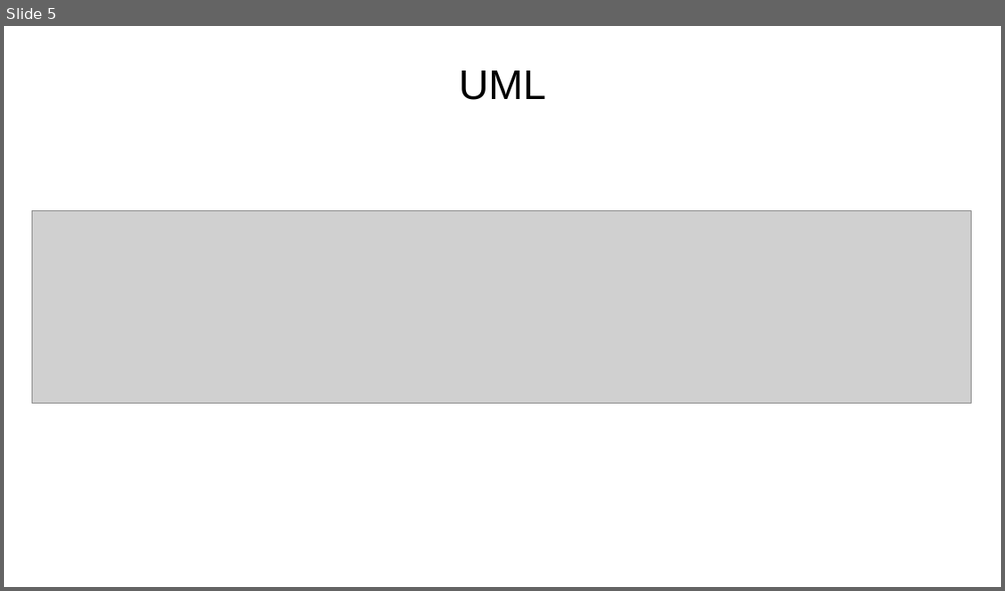
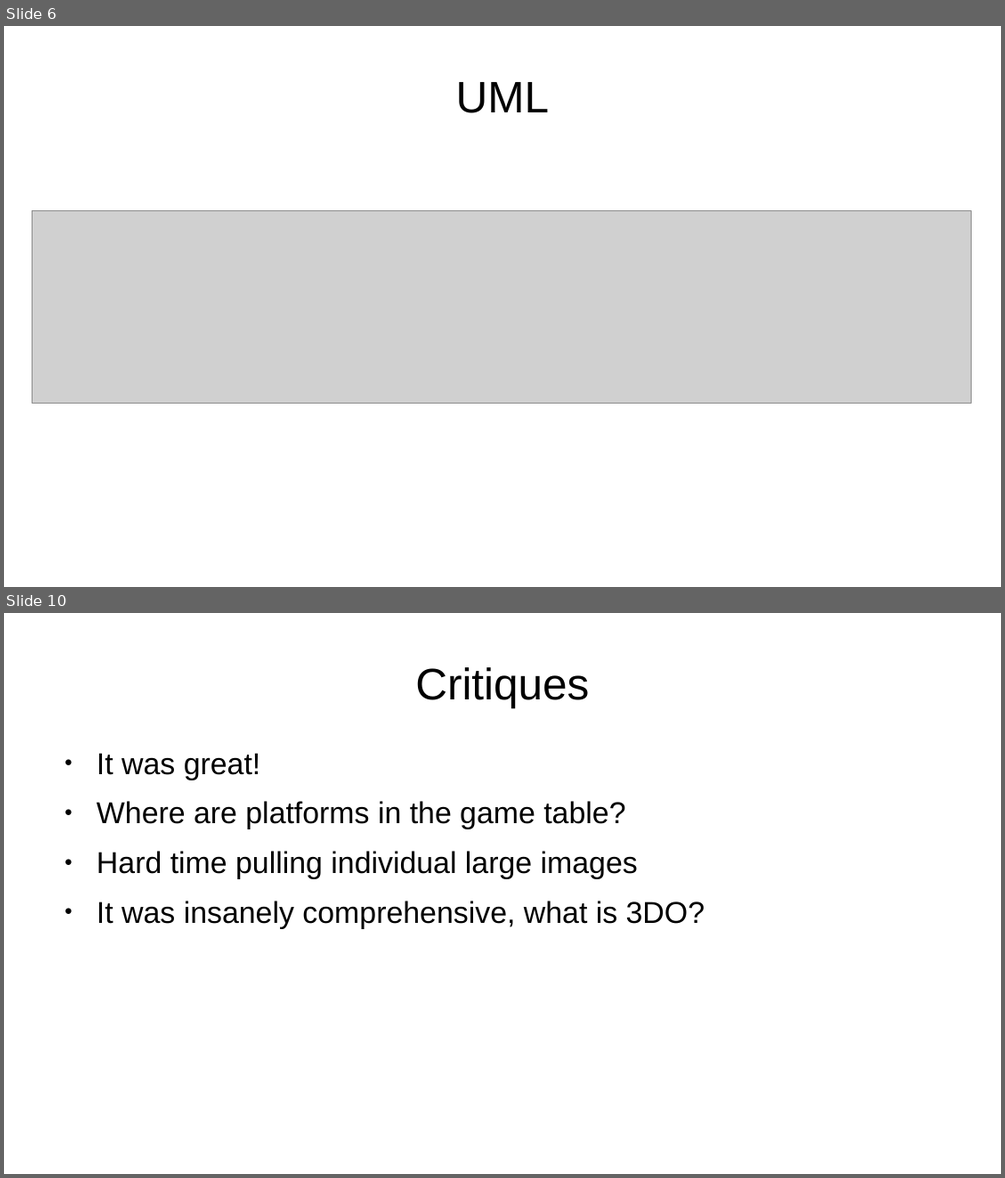
Before and after one commit to swilery/cs373-idb, a slide deck: SWE presentation.odp. Shown one above the other, each under a label of ours: slide 5 before the commit, slides 6 and 10 after it; the slides between them are not shown. The pictures are 1005x591 and 1005x1178 pixels, drawn with LibreOffice and Linux fonts; fonts in the diff are those of the drawing; grey boxes stand for pictures; background and template pictures are left out. Boxes give left, top, right and bottom in pixels: in the first picture for what was removed or moved away, otherwise in the second. Text is boxed around its words. In the diff, an @@ line names an element or a change of style, - is before the commit and + after.

```diff
--- a/SWE presentation.odp
+++ b/SWE presentation.odp
@@ slide 10 added at <box>4,613,1001,1174</box>, background #FFFFFF @@
@@ title added at <box>415,667,589,708</box>, 35.1 pt, text #000000 @@
+Critiques
@@ text added at <box>97,753,704,928</box>, 24 pt, text #000000 @@
+● It was great!
+● Where are platforms in the game table?
+● Hard time pulling individual large images
+● It was insanely comprehensive, what is 3DO?
@@ what was slide 5 is now slide 6 @@
@@ slide 6 changed as well @@
@@ title "UML": place and size @@
-title "UML" at <box>459,70,546,100</box>
+title "UML" at <box>456,82,549,113</box>
@@ title "UML" at <box>456,82,549,113</box>: size 33 to 35.1 pt @@
```
Also in this commit, not shown: 3 other slides changed, 6 other slides added, 5 slides removed, 1 other file.
